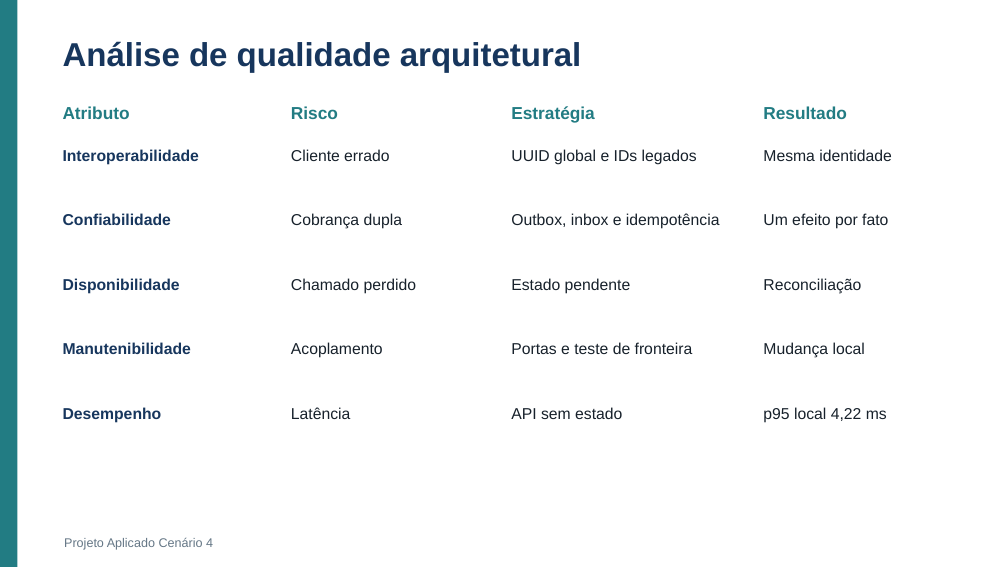
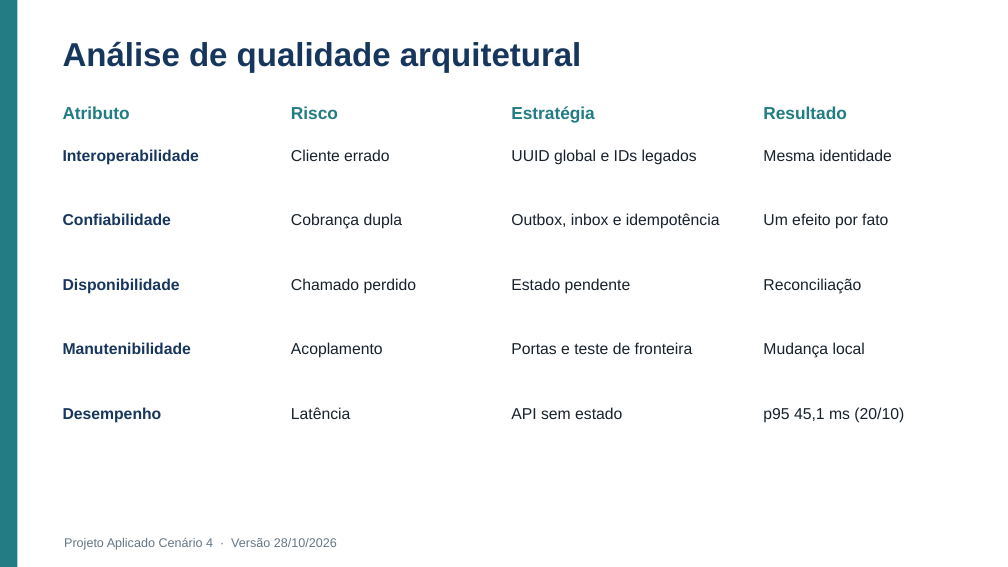
Before and after one commit to Roger-Quinelato/projetoAplicado7, a slide deck: slide 14 of output/Apresentacao_Cenario_4.pptx. Drawn at 1008x567 pixels with LibreOffice and Linux fonts; fonts in the diff are those of the drawing. Boxes give left, top, right and bottom in pixels: in the first picture for what was removed or moved away, otherwise in the second. Text is boxed around its words. In the diff, an @@ line names an element or a change of style, - is before the commit and + after.

```diff
--- a/output/Apresentacao_Cenario_4.pptx
+++ b/output/Apresentacao_Cenario_4.pptx
@@ text at box(763, 407, 904, 423): text changed @@
-p95 local 4,22 ms
+p95 45,1 ms (20/10)
@@ text at box(64, 538, 337, 550): text changed @@
-Projeto Aplicado Cenário 4
+Projeto Aplicado Cenário 4 · Versão 28/10/2026
```
Also in this commit, not shown: 15 other slides changed, 2 slides added, 2 slides removed, 31 other files.
